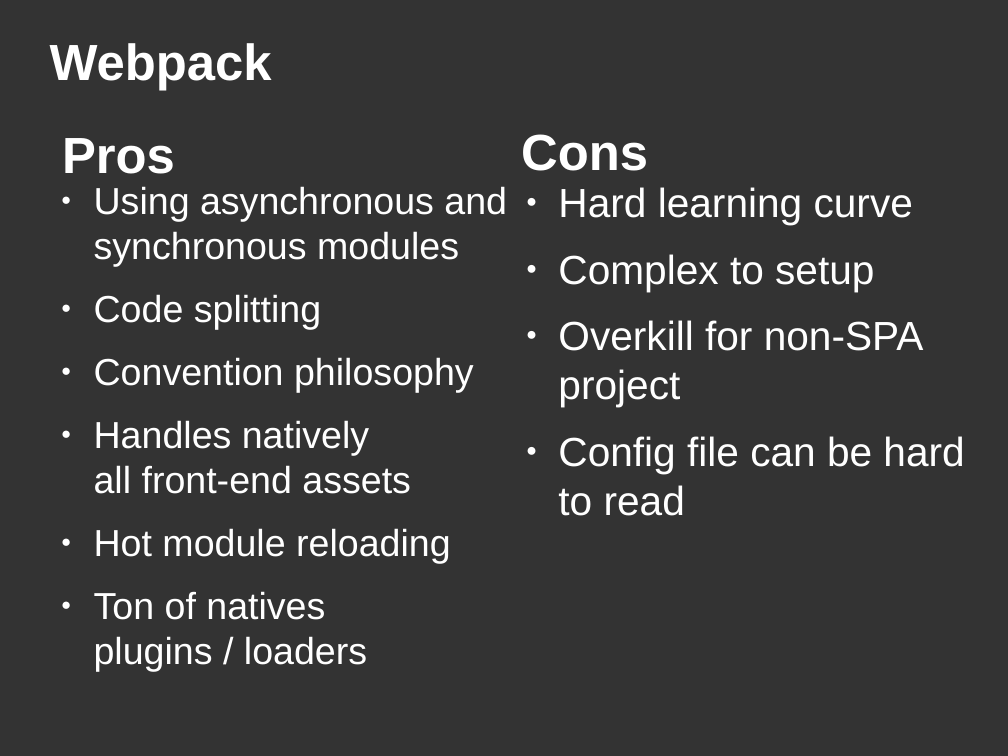
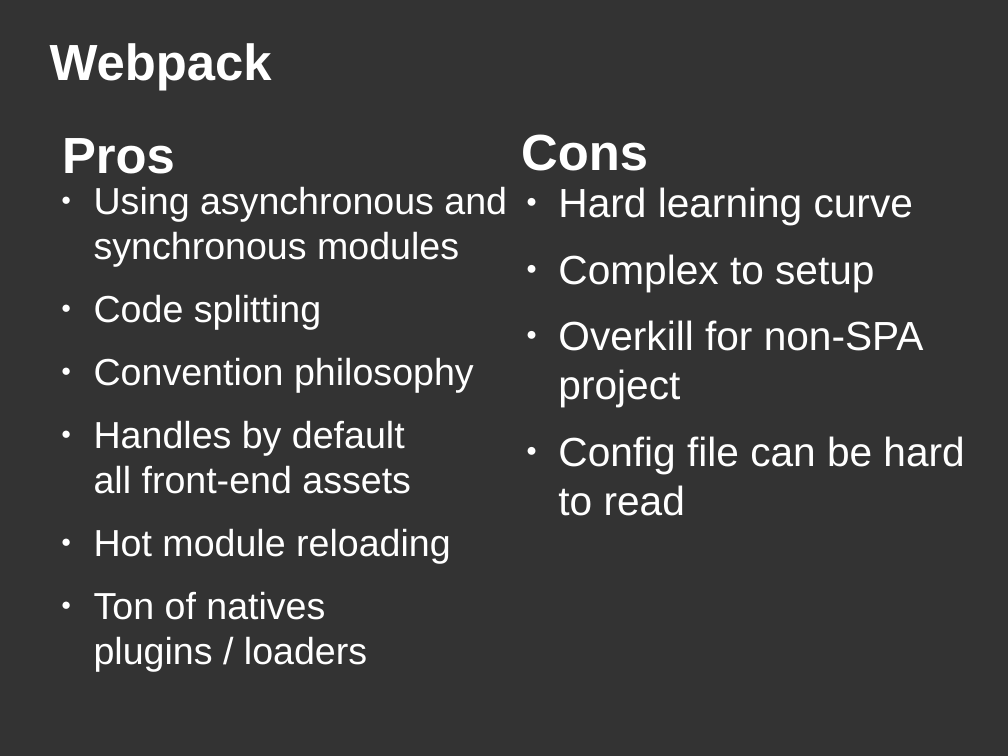
Before and after one commit to DanYellow/misc-tests, a slide deck: slide 48 of webpack-presentation-examples/webpack-presentation.odp. Drawn at 1008x756 pixels with LibreOffice and Linux fonts; fonts in the diff are those of the drawing. Boxes give left, top, right and bottom in pixels: in the first picture for what was removed or moved away, otherwise in the second. Text is boxed around its words. In the diff, an @@ line names an element or a change of style, - is before the commit and + after.

```diff
--- a/webpack-presentation-examples/webpack-presentation.odp
+++ b/webpack-presentation-examples/webpack-presentation.odp
@@ text at box(94, 420, 411, 494): text changed @@
-● Handles natively
-  all front-end assets
+● Handles by default
+  all front-end assets
```
Also in this commit, not shown: 4 other slides changed, 8 other files.
